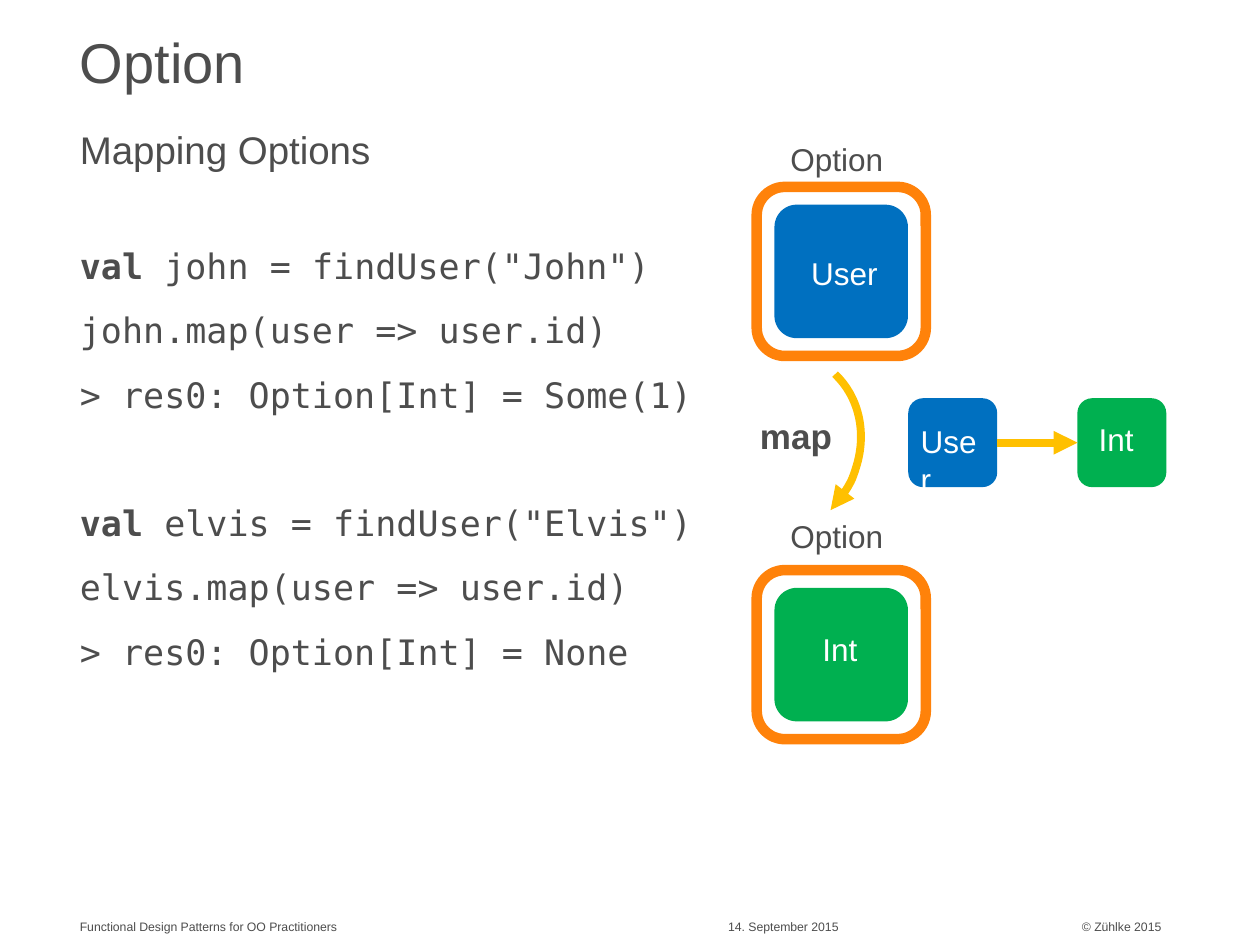
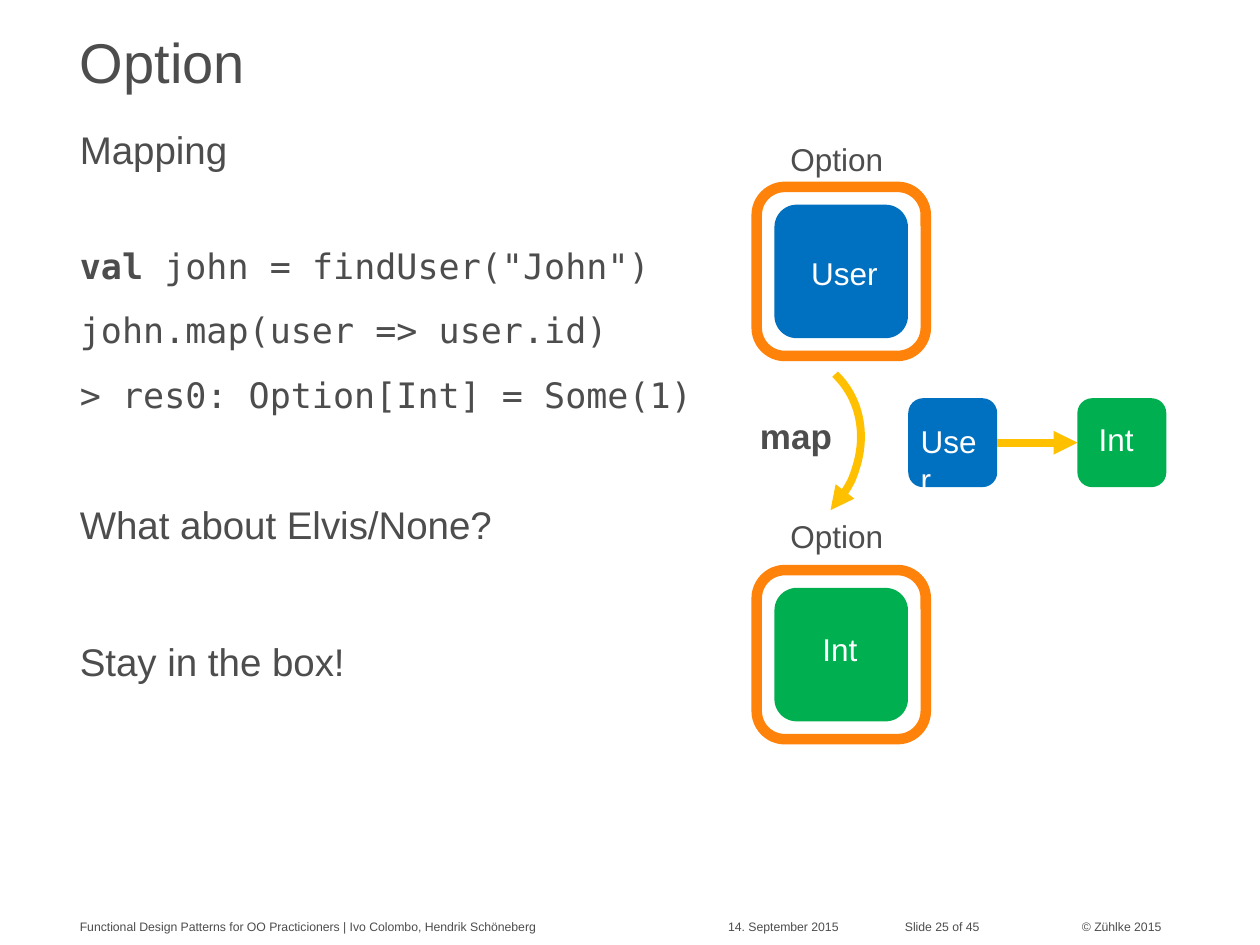
Before and after one commit to aax/zdays-fp-patterns, a slide deck: slide 25 of Functional Design Patterns for OO Practitioners.pptx (slide 16 before the commit). Drawn at 1260x945 pixels with LibreOffice and Linux fonts; fonts in the diff are those of the drawing. Boxes give left, top, right and bottom in pixels: in the first picture for what was removed or moved away, otherwise in the second. Text is boxed around its words. In the diff, an @@ line names an element or a change of style, - is before the commit and + after.

```diff
--- a/Functional Design Patterns for OO Practitioners.pptx
+++ b/Functional Design Patterns for OO Practitioners.pptx
@@ text at box(80, 136, 227, 172): text changed @@
-Mapping Options
+Mapping
@@ text at box(80, 511, 492, 684): text changed; size 20 to 22 pt; font DejaVu Sans Mono to Arial @@
-val elvis = findUser("Elvis")
-elvis.map(user => user.id)
-> res0: Option[Int] = None
+What about Elvis/None?
+Stay in the box!
@@ text at box(80, 922, 536, 934): text changed @@
-Functional Design Patterns for OO Practitioners
+Functional Design Patterns for OO Practicioners | Ivo Colombo, Hendrik Schöneberg
@@ text added at box(905, 922, 980, 931), 7 pt, text #4D4D4D @@
+Slide 25 of 45
```
Also in this commit, not shown: 23 other slides changed, 21 slides added, 2 other files.
